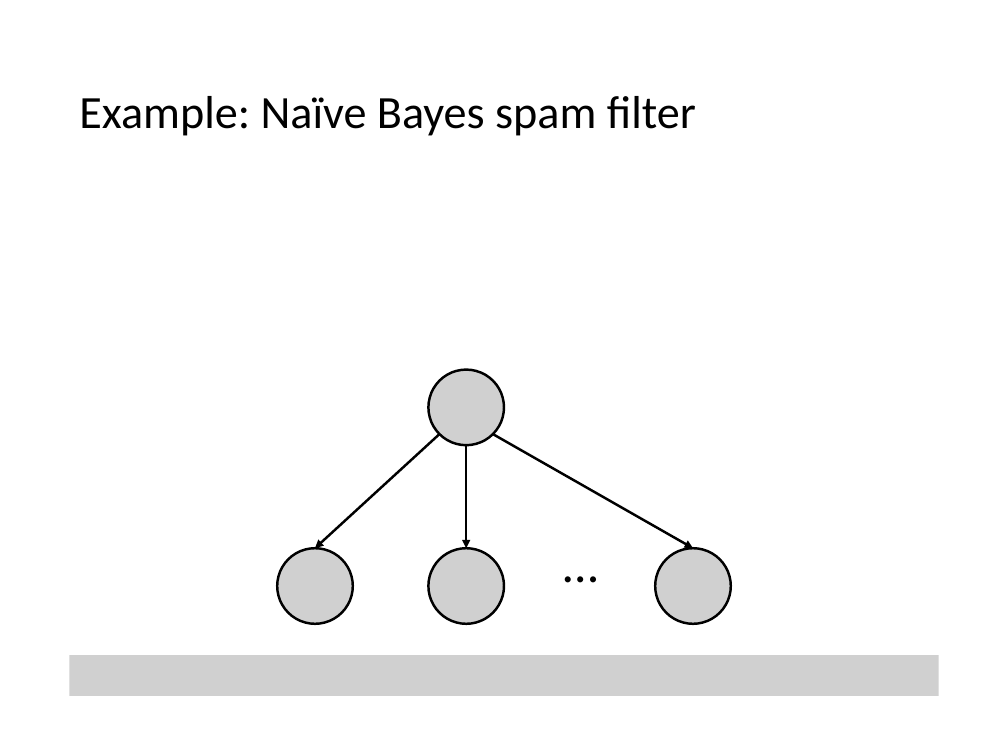
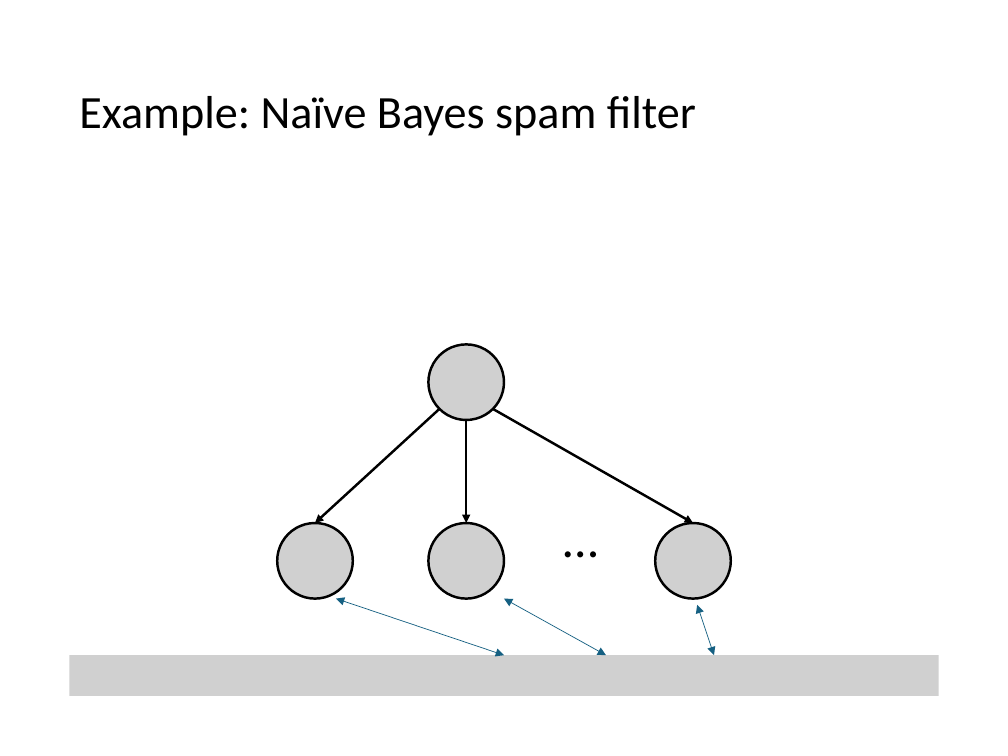
Before and after one commit to mhahsler/CS7320-AI, a slide deck: slide 8 of slides/13_bayes_nets.pptx. Drawn at 1008x756 pixels with LibreOffice and Linux fonts; fonts in the diff are those of the drawing; grey boxes stand for pictures. Boxes give left, top, right and bottom in pixels: in the first picture for what was removed or moved away, otherwise in the second. Text is boxed around its words. In the diff, an @@ line names an element or a change of style, - is before the commit and + after.

```diff
--- a/slides/13_bayes_nets.pptx
+++ b/slides/13_bayes_nets.pptx
@@ 4 pictures, 3 arrows, 1 text moved together from (x1=277, y1=370, x2=731, y2=624) to (x1=277, y1=345, x2=731, y2=599) @@
@@ double arrow added from (336, 599) to (504, 655), #156082 0.5 pt @@
@@ double arrow added from (504, 599) to (606, 655), #156082 0.5 pt @@
@@ double arrow added from (698, 605) to (714, 655), #156082 0.5 pt @@
```
Also in this commit, not shown: 19 other slides changed, 16 other files.
